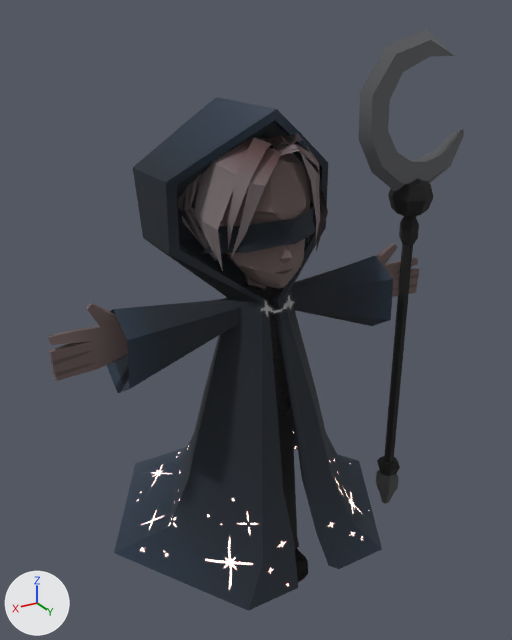
Before and after pictures for a commit that changed the Blender file project/models/blender/reaper.blend.
Camera for both pictures: a camera (50 mm lens) standing at (1.31, 2.05, 2.24) and looking at (-0.05, -0.21, 1.11). The lights are fixed; the arrows at lower left show +X, +Y and +Z.

Names of what the first picture shows: 'blind_fold', 'body', 'cloak', 'staff'.
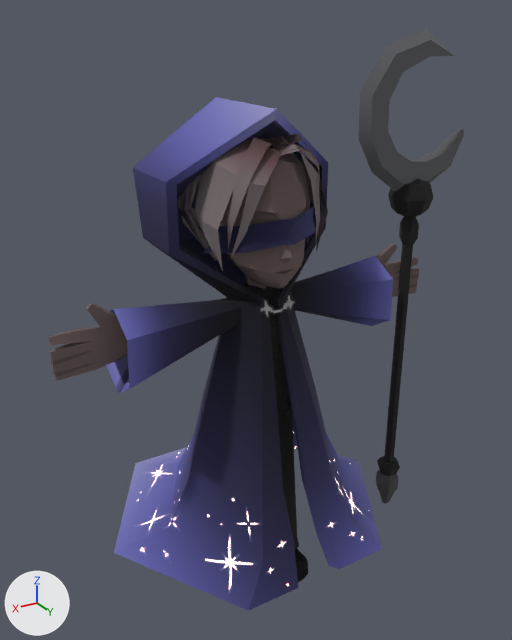
Patch to the scene script:
```diff
--- a/project/models/blender/reaper.blend.py
+++ b/project/models/blender/reaper.blend.py
@@ img_color_alternative_png @@
+img_color_alternative_png = load_image('color_alternative.png', '../../textures/reaper/cloak/color_alternative.png', 512, 512, 'sRGB')
@@ mat_cloak @@
 n2 = _N.new('ShaderNodeTexImage'); n2.name = 'Image Texture'
-n2.image = img_color_png_001
+n2.image = img_color_alternative_png
 n3 = _N.new('ShaderNodeTexImage'); n3.name = 'Image Texture.001'
```

Boxes (x1, y1, x2, y2) around the edits, measured in the pictures (512 x 640 px):
'cloak', surface changed
    both: (107, 97, 393, 611)
'blind_fold', surface changed (black to blue)
    both: (205, 205, 316, 253)
